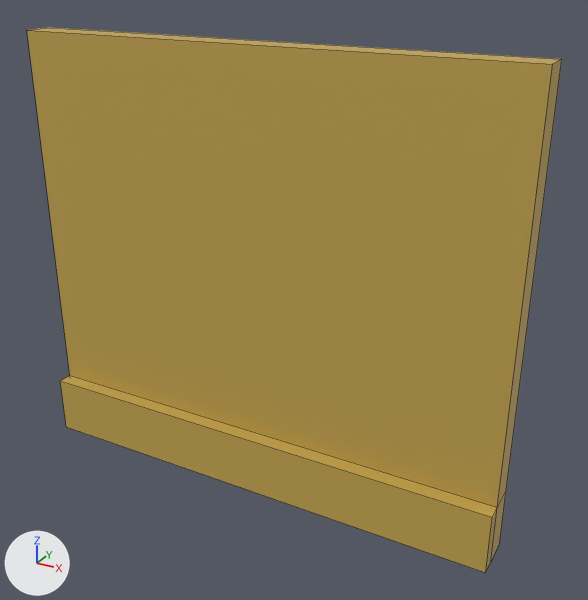
A saved change to the FBX model Assets/Art/3D assets/Cabaré/env_Parede.fbx.
Both versions are drawn from a camera (50 mm lens) standing at (27.0, -43.7, 27.7) and looking at (2.5, 0.9, 5.4). The axes (+X, +Y, +Z) are drawn at lower left. The lights are the same throughout. Mesh edges are drawn as thin lines.

Objects in the first picture: 'env_Parede'.
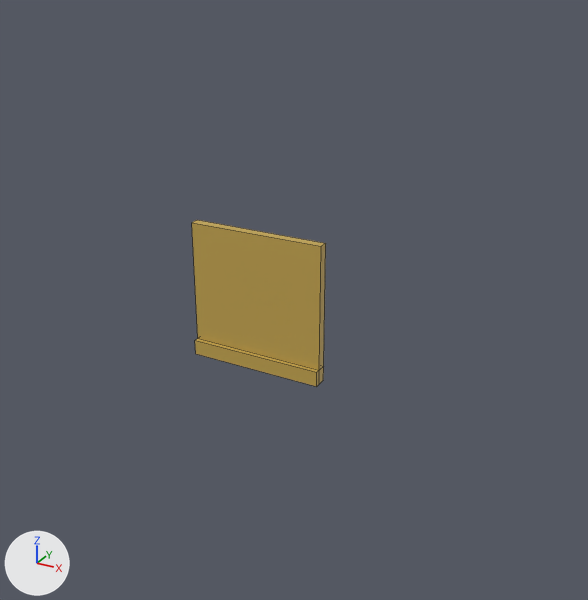
Boxes (x1, y1, x2, y2) around the edits, measured in the pictures (588 x 600 px):
'env_Parede', reshaped, rescaled (75% narrower, 69% shorter)
    before: (27, 27, 562, 573)
    after: (192, 220, 326, 387)

The change, as a diff of the scene's bpy script:
```diff
--- a/Assets/Art/3D assets/Cabaré/env_Parede.fbx.py
+++ b/Assets/Art/3D assets/Cabaré/env_Parede.fbx.py
@@ me_cube_003 @@
 me_cube_003.from_pydata(...)  # 16 vertices, 14 faces; spans x -18.0..18.0, y -1.6..1.6, z -9.6..22.1
 # used by ob_env_parede; location = (0.0, 0.0, 0.0)
-me_cube_003.vertices[0].co = (-18.0, -1.6, -9.6)  # pixel (66, 426)
-me_cube_003.vertices[1].co = (-18.0, -1.6, -5.2)  # pixel (60, 380)
-me_cube_003.vertices[2].co = (-18.0, 1.6, -9.6)
-me_cube_003.vertices[3].co = (-18.0, 1.6, -5.2)
-me_cube_003.vertices[4].co = (18.0, -1.6, -9.6)  # pixel (485, 572)
-me_cube_003.vertices[5].co = (18.0, -1.6, -5.2)  # pixel (492, 517)
-me_cube_003.vertices[6].co = (18.0, 1.6, -9.6)  # pixel (499, 542)
-me_cube_003.vertices[7].co = (18.0, 1.6, -5.2)  # pixel (506, 489)
-me_cube_003.vertices[8].co = (-18.0, -0.5, -9.6)
-me_cube_003.vertices[9].co = (-18.0, -0.5, -5.2)  # pixel (69, 375)
-me_cube_003.vertices[10].co = (18.0, -0.5, -9.6)  # pixel (490, 562)
-me_cube_003.vertices[11].co = (18.0, -0.5, -5.2)  # pixel (497, 507)
-me_cube_003.vertices[12].co = (-17.9, -0.5, 22.1)  # pixel (26, 30)
-me_cube_003.vertices[13].co = (-17.9, 1.6, 22.1)  # pixel (49, 27)
-me_cube_003.vertices[14].co = (18.0, 1.6, 22.1)  # pixel (561, 59)
-me_cube_003.vertices[15].co = (18.0, -0.5, 22.1)  # pixel (552, 64)
+# me_cube_003 part 1
+me_cube_003.vertices[0].co = (-5.0, -0.7, 0.0)  # pixel (195, 353)
+me_cube_003.vertices[1].co = (-5.0, -0.7, 1.2)  # pixel (194, 340)
+me_cube_003.vertices[2].co = (-5.0, 0.6, 0.0)
+me_cube_003.vertices[3].co = (-5.0, 0.6, 1.2)
+me_cube_003.vertices[4].co = (5.0, -0.7, 0.0)  # pixel (316, 386)
+me_cube_003.vertices[5].co = (5.0, -0.7, 1.2)  # pixel (316, 372)
+me_cube_003.vertices[6].co = (5.0, 0.6, 0.0)  # pixel (323, 380)
+me_cube_003.vertices[7].co = (5.0, 0.6, 1.2)  # pixel (323, 366)
+me_cube_003.vertices[8].co = (-5.0, -0.2, 0.0)
+me_cube_003.vertices[9].co = (-5.0, -0.2, 1.2)  # pixel (197, 338)
+me_cube_003.vertices[10].co = (5.0, -0.2, 0.0)  # pixel (319, 384)
+me_cube_003.vertices[11].co = (5.0, -0.2, 1.2)  # pixel (319, 370)
+me_cube_003.vertices[12].co = (-5.0, -0.2, 10.0)  # pixel (191, 222)
+me_cube_003.vertices[13].co = (-5.0, 0.6, 10.0)  # pixel (197, 219)
+me_cube_003.vertices[14].co = (5.0, 0.6, 10.0)  # pixel (325, 243)
+me_cube_003.vertices[15].co = (5.0, -0.2, 10.0)  # pixel (321, 246)
 me_cube_003.materials.append(mat_m_parede)
@@ ob_env_parede @@
 ob_env_parede.location = (0.0, 0.0, 0.0)
+ob_env_parede.scale = (1.0, 0.765, 1.0)
```
